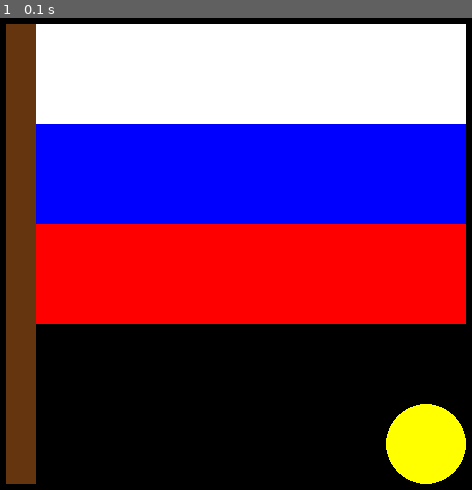
Above: before the commit, frame 1.
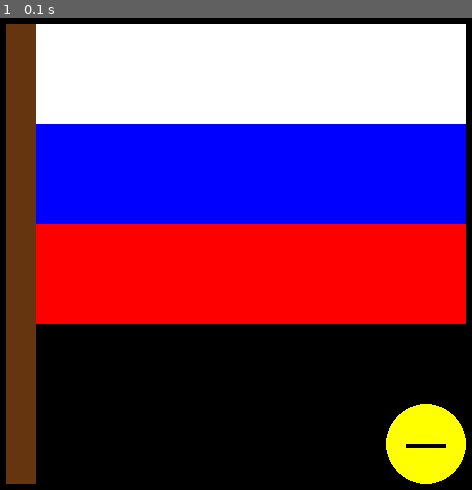
Above: after the commit, the same moment.

Repository: Busiky/git_pygame_hw
Game: pygame game, started from russian_flag.py
Two runs of this game, one before a commit and one after it. Both use one fixed random seed, a clock stepped at 60 frames per second and the inputs below.
Inputs:
- Up to frame 1 (0.1 s): no input

The runs differ from the first frame. In frame 1, less than 0.1% of the frame differs, in the area x 86-95%, y 90-92%.

Commit message:
Рот прямоугольный

Diff:
--- a/russian_flag.py
+++ b/russian_flag.py
@@ -15,6 +15,7 @@
     pygame.draw.rect(screen, pygame.Color('blue'), (50, 120, 430, 100))
     # draw smile
     pygame.draw.ellipse(screen, pygame.Color('yellow'), (400, 400, 80, 80))
+    pygame.draw.rect(screen, pygame.Color('black'), (420, 440, 40, 4), 2)
 
 draw()
 
